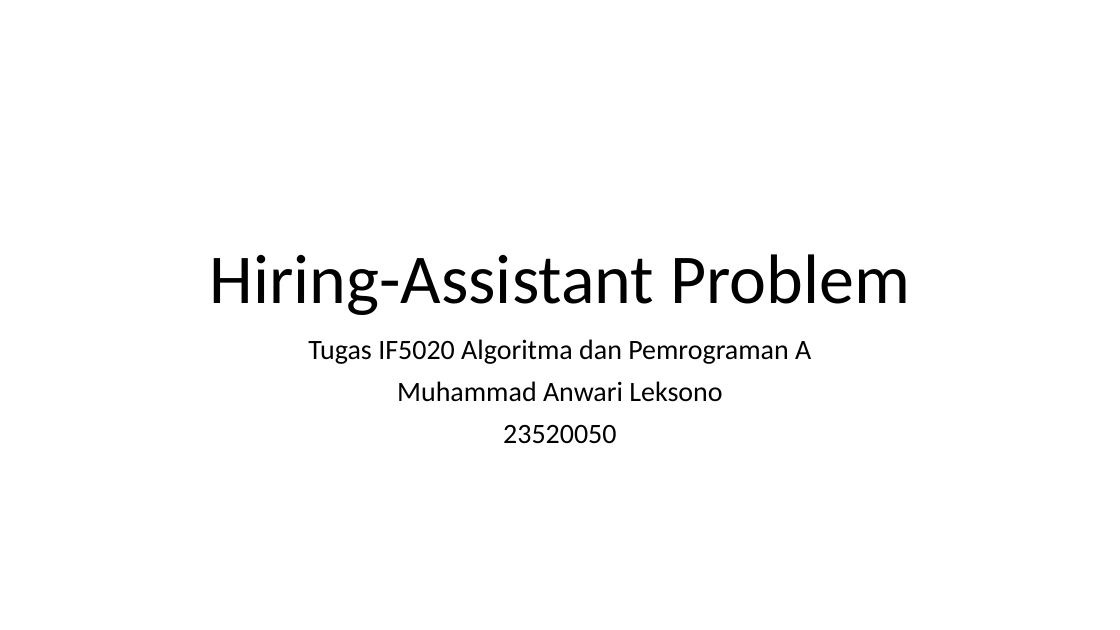
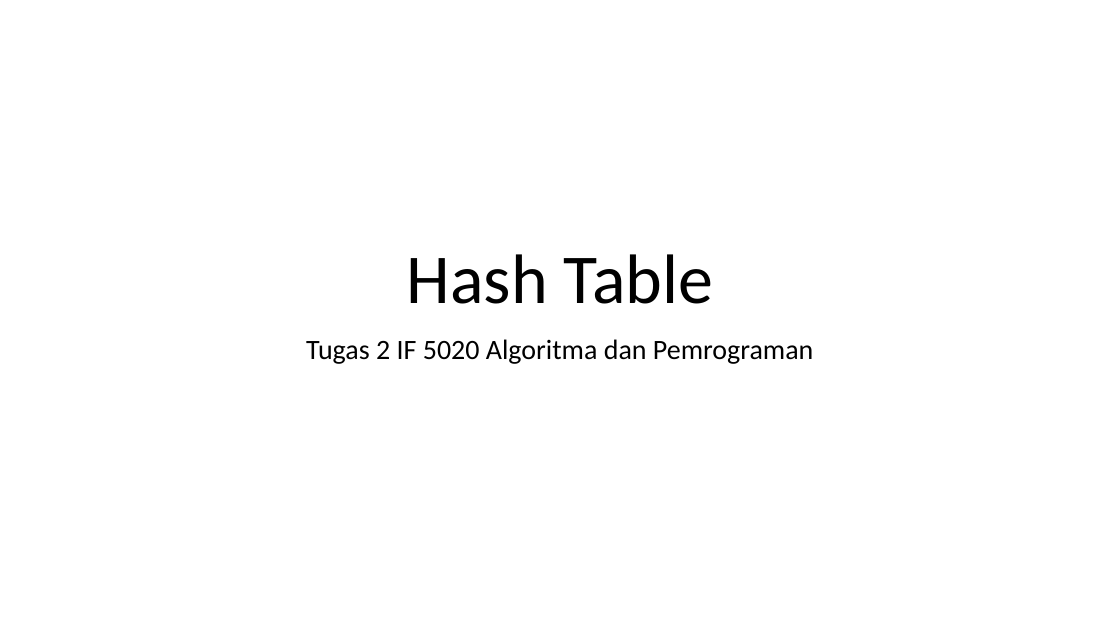
Before and after one commit to anwari32/books, a slide deck: slide 1 of Computer Science & Informatics/IF5020 Algoritma dan Pemrograman/23520050 Muhammad Anwari Leksono.pptx. Drawn at 1120x630 pixels with LibreOffice and Linux fonts; fonts in the diff are those of the drawing. Boxes give left, top, right and bottom in pixels: in the first picture for what was removed or moved away, otherwise in the second. Text is boxed around its words. In the diff, an @@ line names an element or a change of style, - is before the commit and + after.

```diff
--- a/Computer Science & Informatics/IF5020 Algoritma dan Pemrograman/23520050 Muhammad Anwari Leksono.pptx
+++ b/Computer Science & Informatics/IF5020 Algoritma dan Pemrograman/23520050 Muhammad Anwari Leksono.pptx
@@ title at (x1=407, y1=254, x2=714, y2=304): text changed @@
-Hiring-Assistant Problem
+Hash Table
@@ subtitle at (x1=306, y1=339, x2=813, y2=364): text changed @@
-Tugas IF5020 Algoritma dan Pemrograman A
-Muhammad Anwari Leksono
-23520050
+Tugas 2 IF 5020 Algoritma dan Pemrograman
```
Also in this commit, not shown: 3 other slides changed, 29 slides added, 14 slides removed, 28 other files.
